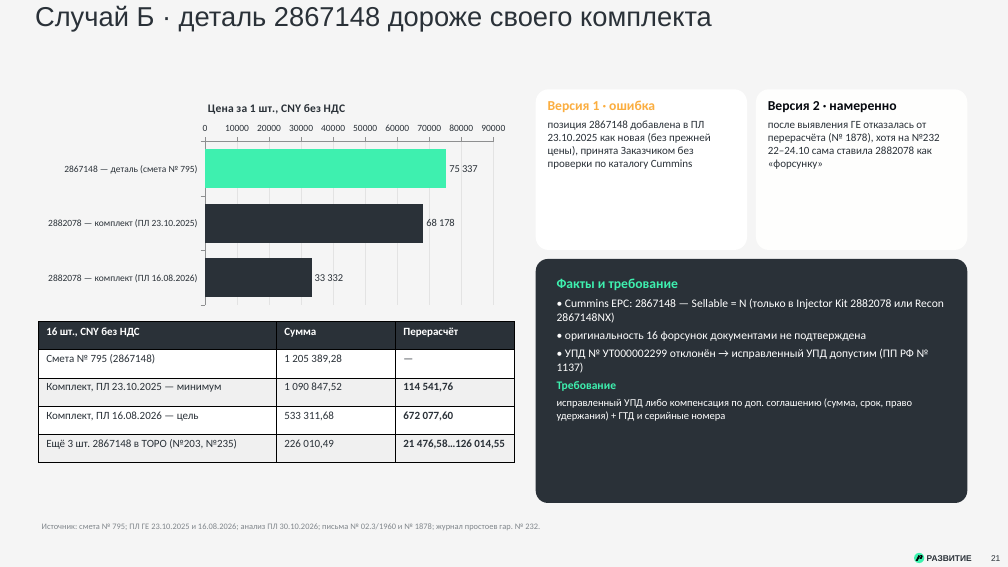
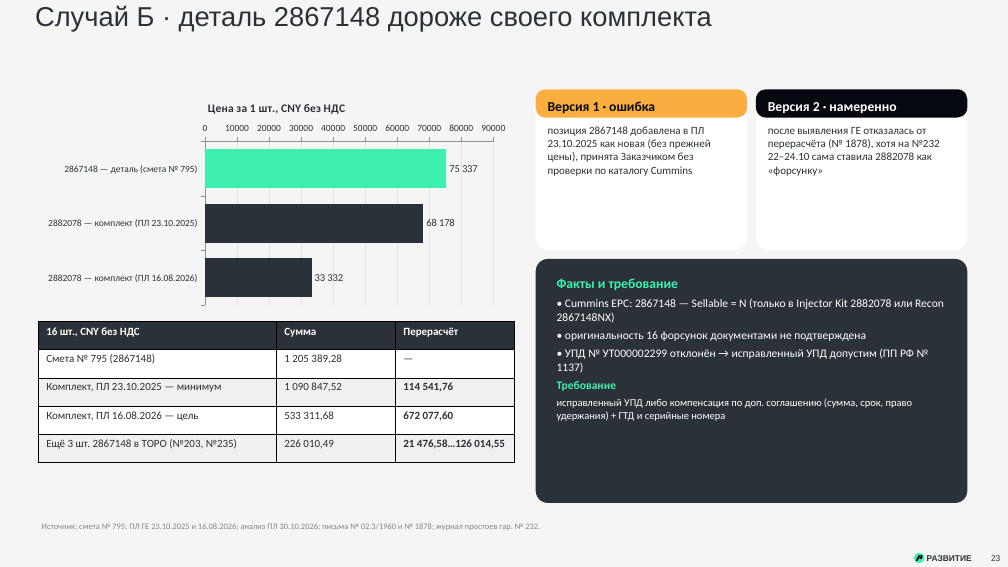
Before and after one commit to victorekuznetsov/Claim_-, a slide deck: slide 23 of Претензия ГЕ — ДВС NTE240/Презентация — претензия ГЕ по ДВС NTE240.pptx (slide 21 before the commit). Drawn at 1008x567 pixels with LibreOffice and Linux fonts; fonts in the diff are those of the drawing. Boxes give left, top, right and bottom in pixels: in the first picture for what was removed or moved away, otherwise in the second. Text is boxed around its words. In the diff, an @@ line names an element or a change of style, - is before the commit and + after.

```diff
--- a/Претензия ГЕ — ДВС NTE240/Презентация — претензия ГЕ по ДВС NTE240.pptx
+++ b/Претензия ГЕ — ДВС NTE240/Презентация — претензия ГЕ по ДВС NTE240.pptx
@@ rounded rectangle added at (536, 89, 748, 117), fill #FBAE40 @@
@@ rounded rectangle at (756, 89, 968, 250): fill #FEFEFD to #FFFFFF @@
@@ rounded rectangle added at (756, 89, 968, 117), fill #05080E @@
@@ text added at (548, 101, 655, 113), 13 pt, text #05080E, bold @@
+Версия 1 · ошибка
@@ text at (768, 101, 896, 112): paragraph removed @@
-Версия 2 · намеренно
@@ text added at (768, 102, 896, 113), 13 pt, text #FFFFFF, bold @@
+Версия 2 · намеренно
@@ text at (548, 126, 711, 176): paragraph removed @@
-Версия 1 · ошибка
@@ text "после выявления ГЕ отказалась от ...": place and size @@
-text "после выявления ГЕ отказалась от ..." at (768, 101, 940, 169)
+text "после выявления ГЕ отказалась от ..." at (768, 127, 940, 176)
```
Also in this commit, not shown: 6 other slides changed, 2 slides added, 3 other files.
